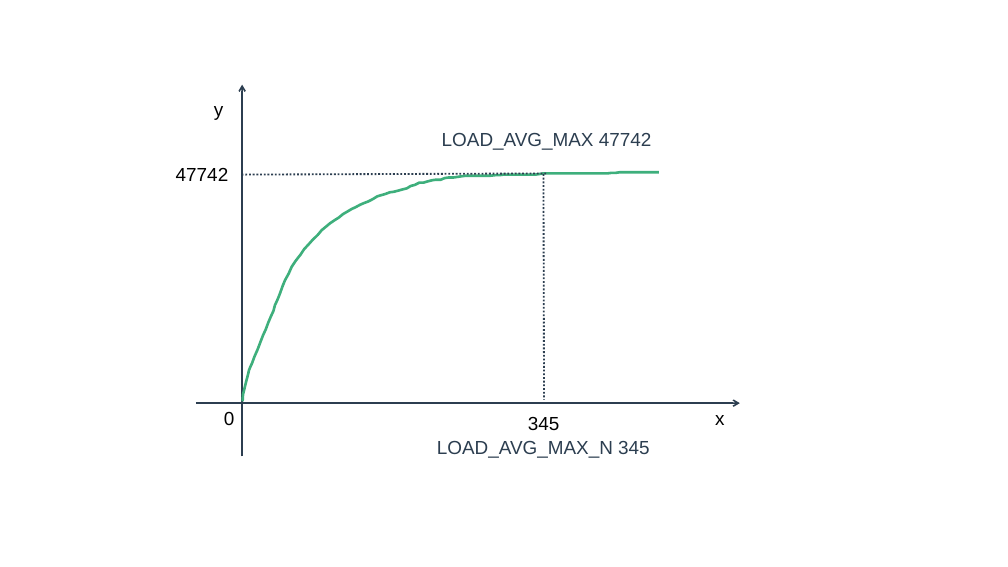
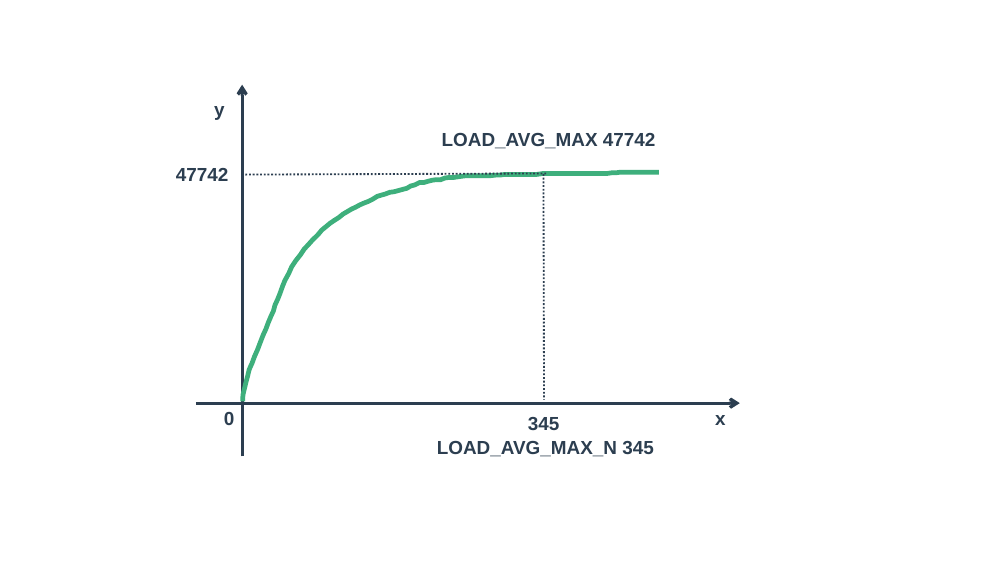
Before and after one commit to zaiqiang-dong/zaiqiang, a slide deck: slide 6 of picture/ppt/process/process.pptx (slide 3 before the commit). Drawn at 1008x567 pixels with LibreOffice and Linux fonts; fonts in the diff are those of the drawing. Boxes give left, top, right and bottom in pixels: in the first picture for what was removed or moved away, otherwise in the second. Text is boxed around its words. In the diff, an @@ line names an element or a change of style, - is before the commit and + after.

```diff
--- a/picture/ppt/process/process.pptx
+++ b/picture/ppt/process/process.pptx
@@ arrow (242, 457) - (242, 85): stroke #2C3E50 1.5 pt to #2C3E50 3 pt @@
@@ text "LOAD_AVG_MAX 47742" at box(442, 133, 656, 149): bold on @@
@@ text colour #000000 to #2C3E50, bold on in 5 elements at box(224, 412, 235, 425), box(715, 415, 726, 425), box(214, 106, 225, 120), box(528, 417, 560, 430), box(176, 168, 229, 181) @@
@@ freeform shape at box(243, 172, 659, 402): outline #3EAF7C 2.5 pt to #3EAF7C 4.5 pt @@
@@ arrow (196, 403) - (740, 403): stroke #2C3E50 1.5 pt to #2C3E50 3 pt @@
@@ text "LOAD_AVG_MAX_N 345" at box(437, 441, 654, 457): bold on @@
```
Also in this commit, not shown: 2 other slides changed, 19 slides added, 15 other files.
